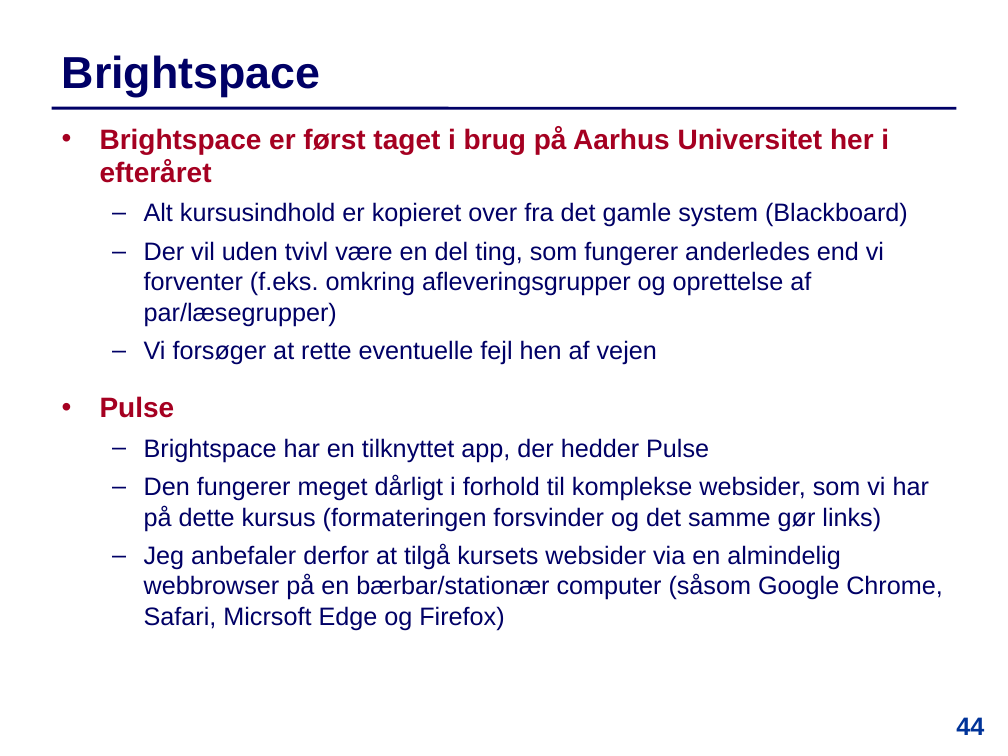
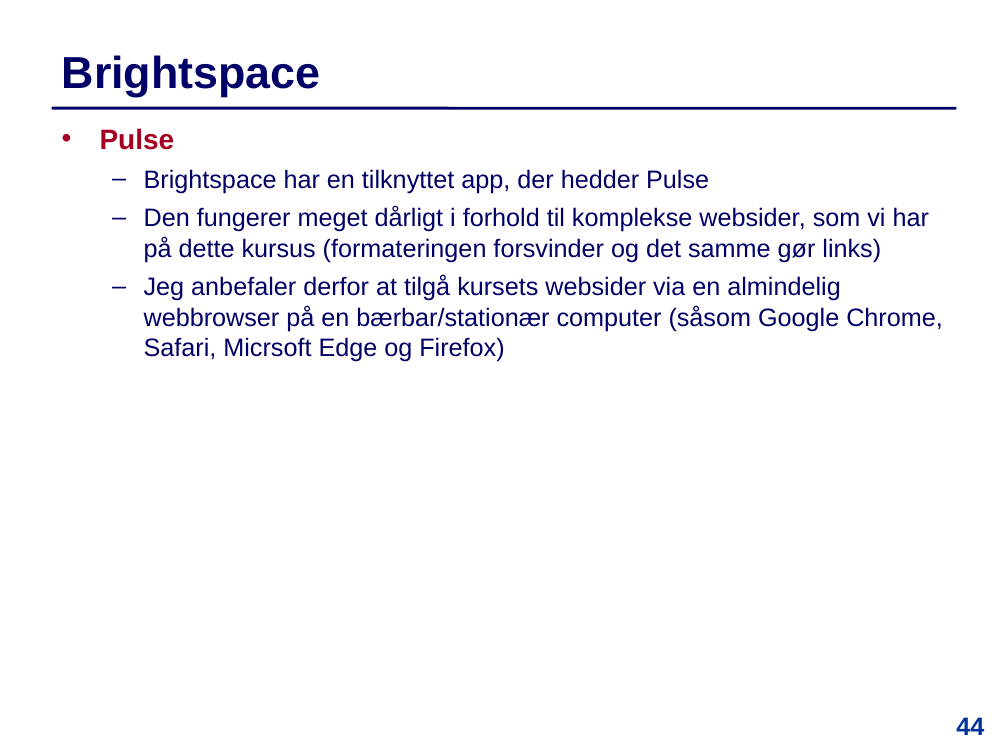
Before and after one commit to IntProgAU/Materiale, a slide deck: slide 44 of web/e22/uge_1a/Slides-Uge1-Mandag.pptx. Drawn at 1008x756 pixels with LibreOffice and Linux fonts; fonts in the diff are those of the drawing. Boxes give left, top, right and bottom in pixels: in the first picture for what was removed or moved away, otherwise in the second. Text is boxed around its words. In the diff, an @@ line names an element or a change of style, - is before the commit and + after.

```diff
--- a/web/e22/uge_1a/Slides-Uge1-Mandag.pptx
+++ b/web/e22/uge_1a/Slides-Uge1-Mandag.pptx
@@ text at (100, 127, 908, 365): paragraphs removed @@
-• Brightspace er først taget i brug på Aarhus Universitet her i efteråret
-  – Alt kursusindhold er kopieret over fra det gamle system (Blackboard)
-  – Der vil uden tvivl være en del ting, som fungerer anderledes end vi forventer (f.eks. omkring afleveringsgrupper og oprettelse af par/læsegrupper)
-  – Vi forsøger at rette eventuelle fejl hen af vejen
```
Also in this commit, not shown: 13 other slides changed, 3 slides removed, 19 other files.
